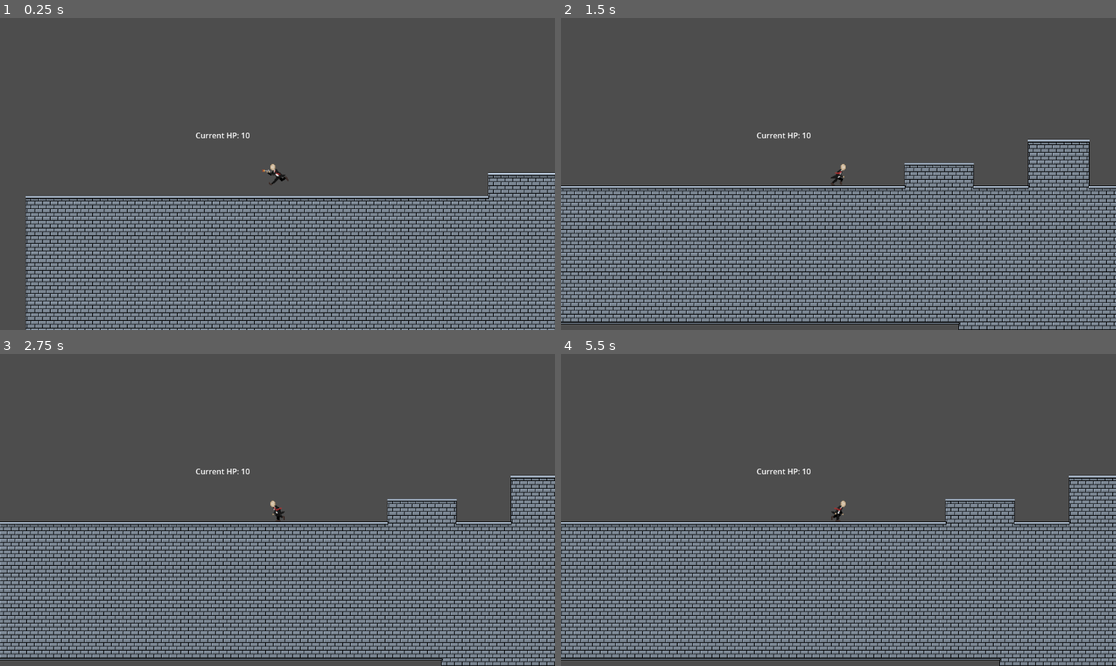
Above: before the commit, frames 1-4 (two rows, left to right).
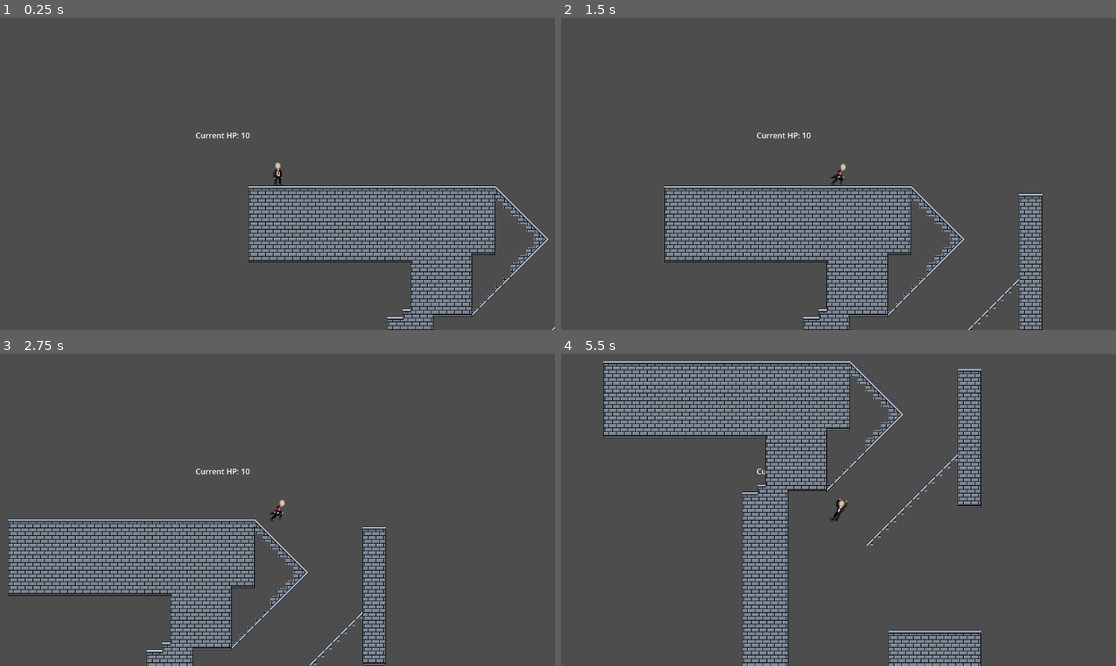
Above: after the commit, the same moments.

Repository: LiamQuinlan-Carleton/COMP1501FINAL
Game: Godot game, scene res://second_level.tscn
Same seed, same stepped clock (60 frames per second), same inputs: the game is played once before the commit and once after it. Before the commit the project starts from res://first_level.tscn. The engine's default icon, where the game draws it, is replaced by a stand-in: a white triangle on a blue panel in a dark square.
Inputs (mouse positions are in pixels of both pictures, inside the frame that each line leads up to):
- Up to frame 1 (0.25 s): no input
- Up to frame 2 (1.5 s): move the mouse to (960, 158) at 0.52 s; press the mouse at (960, 158) at 0.53 s; hold D (Right) from 0.53 s (still down); tap Space (Jump) at 0.77 s; move the mouse to (727, 189) at 1.27 s; release the mouse at (727, 189) at 1.28 s; right-click (727, 189) at 1.35 s
- Up to frame 3 (2.75 s): tap Space (Jump) at 1.52 s; move the mouse to (333, 441) at 2.02 s; release D (Right) at 2.03 s; hold A (Left) from 2.03 s (still down); hold Shift (Shift) from 2.03 s (still down)
- Up to frame 4 (5.5 s): move the mouse to (810, 572) at 2.77 s; release A (Left) at 2.78 s; release Shift (Shift) at 2.78 s; hold D (Right) 2.78-4.28 s; tap S (crouch) at 2.85 s; tap Space (Jump) at 3.02, 3.77, 4.52 s; move the mouse to (1005, 556) at 3.52 s; press the mouse at (1005, 556) at 3.53 s; move the mouse to (672, 463) at 4.27 s; release the mouse at (672, 463) at 4.28 s; hold A (Left) 4.28-5.03 s; right-click (672, 463) at 4.35 s; move the mouse to (866, 510) at 5.02 s; hold D (Right) from 5.03 s (still down); hold Shift (Shift) from 5.03 s (still down)

The runs differ from the first frame. In frame 1, 37% of the frame differs, in the area x 4-100%, y 46-100%; in frame 2, 33%; in frame 3, 39%; in frame 4, 55%, in the area x 0-100%, y 2-100%.

Commit message:
Player changes

Diff:
--- a/Player.tscn
+++ b/Player.tscn
@@ -11,6 +11,8 @@
 [ext_resource type="Texture2D" uid="uid://b7gc1rtmsayvo" path="res://Art/Animations/shootleft-Sheet.png" id="7_70c5b"]
 [ext_resource type="Script" path="res://upper_collision.gd" id="8_q7q8a"]
 [ext_resource type="Texture2D" uid="uid://gmqev1hwfui2" path="res://Art/Animations/shootright-Sheet.png" id="8_tij82"]
+[ext_resource type="Texture2D" uid="uid://bvbwk0qey8ogf" path="res://Art/Animations/slopeleft-Sheet.png" id="11_e4a4y"]
+[ext_resource type="Texture2D" uid="uid://cebh7tag2yiib" path="res://Art/Animations/sloperight-Sheet.png" id="12_8ewua"]
 
 [sub_resource type="RectangleShape2D" id="RectangleShape2D_t478q"]
 size = Vector2(28, 44)
@@ -372,6 +374,70 @@
 atlas = ExtResource("7_2fkt0")
 region = Rect2(960, 0, 192, 96)
 
+[sub_resource type="AtlasTexture" id="AtlasTexture_7o4xw"]
+atlas = ExtResource("11_e4a4y")
+region = Rect2(768, 0, 192, 192)
+
+[sub_resource type="AtlasTexture" id="AtlasTexture_8w7rt"]
+atlas = ExtResource("11_e4a4y")
+region = Rect2(960, 0, 192, 192)
+
+[sub_resource type="AtlasTexture" id="AtlasTexture_ix7wj"]
+atlas = ExtResource("11_e4a4y")
+region = Rect2(0, 0, 192, 192)
+
+[sub_resource type="AtlasTexture" id="AtlasTexture_ducy0"]
+atlas = ExtResource("11_e4a4y")
+region = Rect2(192, 0, 192, 192)
+
+[sub_resource type="AtlasTexture" id="AtlasTexture_i06wp"]
+atlas = ExtResource("11_e4a4y")
+region = Rect2(384, 0, 192, 192)
+
+[sub_resource type="AtlasTexture" id="AtlasTexture_845kf"]
+atlas = ExtResource("11_e4a4y")
+region = Rect2(576, 0, 192, 192)
+
+[sub_resource type="AtlasTexture" id="AtlasTexture_agy6l"]
+atlas = ExtResource("11_e4a4y")
+region = Rect2(768, 0, 192, 192)
+
+[sub_resource type="AtlasTexture" id="AtlasTexture_l833q"]
+atlas = ExtResource("11_e4a4y")
+region = Rect2(960, 0, 192, 192)
+
+[sub_resource type="AtlasTexture" id="AtlasTexture_2celb"]
+atlas = ExtResource("12_8ewua")
+region = Rect2(768, 0, 192, 192)
+
+[sub_resource type="AtlasTexture" id="AtlasTexture_ww7md"]
+atlas = ExtResource("12_8ewua")
+region = Rect2(960, 0, 192, 192)
+
+[sub_resource type="AtlasTexture" id="AtlasTexture_vo6fh"]
+atlas = ExtResource("12_8ewua")
+region = Rect2(0, 0, 192, 192)
+
+[sub_resource type="AtlasTexture" id="AtlasTexture_gcvx5"]
+atlas = ExtResource("12_8ewua")
+region = Rect2(192, 0, 192, 192)
+
+[sub_resource type="AtlasTexture" id="AtlasTexture_iq52j"]
+atlas = ExtResource("12_8ewua")
+region = Rect2(384, 0, 192, 192)
+
+[sub_resource type="AtlasTexture" id="AtlasTexture_vsc6d"]
+atlas = ExtResource("12_8ewua")
+region = Rect2(576, 0, 192, 192)
+
+[sub_resource type="AtlasTexture" id="AtlasTexture_follv"]
+atlas = ExtResource("12_8ewua")
+region = Rect2(768, 0, 192, 192)
+
+[sub_resource type="AtlasTexture" id="AtlasTexture_r7hlx"]
+atlas = ExtResource("12_8ewua")
+region = Rect2(960, 0, 192, 192)
+
 [sub_resource type="AtlasTexture" id="AtlasTexture_1ls7k"]
 atlas = ExtResource("3_i0ok4")
 region = Rect2(1152, 0, 96, 192)
@@ -707,6 +773,74 @@
 }],
 "loop": true,
 "name": &"Slide Right Start",
+"speed": 12.0
+}, {
+"frames": [{
+"duration": 1.0,
+"texture": SubResource("AtlasTexture_7o4xw")
+}, {
+"duration": 1.0,
+"texture": SubResource("AtlasTexture_8w7rt")
+}],
+"loop": true,
+"name": &"Slope Left",
+"speed": 12.0
+}, {
+"frames": [{
+"duration": 1.0,
+"texture": SubResource("AtlasTexture_ix7wj")
+}, {
+"duration": 1.0,
+"texture": SubResource("AtlasTexture_ducy0")
+}, {
+"duration": 1.0,
+"texture": SubResource("AtlasTexture_i06wp")
+}, {
+"duration": 1.0,
+"texture": SubResource("AtlasTexture_845kf")
+}, {
+"duration": 1.0,
+"texture": SubResource("AtlasTexture_agy6l")
+}, {
+"duration": 1.0,
+"texture": SubResource("AtlasTexture_l833q")
+}],
+"loop": false,
+"name": &"Slope Left Start",
+"speed": 12.0
+}, {
+"frames": [{
+"duration": 1.0,
+"texture": SubResource("AtlasTexture_2celb")
+}, {
+"duration": 1.0,
+"texture": SubResource("AtlasTexture_ww7md")
+}],
+"loop": true,
+"name": &"Slope Right",
+"speed": 12.0
+}, {
+"frames": [{
+"duration": 1.0,
+"texture": SubResource("AtlasTexture_vo6fh")
+}, {
+"duration": 1.0,
+"texture": SubResource("AtlasTexture_gcvx5")
+}, {
+"duration": 1.0,
+"texture": SubResource("AtlasTexture_iq52j")
+}, {
+"duration": 1.0,
+"texture": SubResource("AtlasTexture_vsc6d")
+}, {
+"duration": 1.0,
+"texture": SubResource("AtlasTexture_follv")
+}, {
+"duration": 1.0,
+"texture": SubResource("AtlasTexture_r7hlx")
+}],
+"loop": false,
+"name": &"Slope Right Start",
 "speed": 12.0
 }, {
 "frames": [{
@@ -793,7 +927,7 @@
 [node name="AnimatedSprite2D" type="AnimatedSprite2D" parent="."]
 scale = Vector2(0.5, 0.5)
 sprite_frames = SubResource("SpriteFrames_83j4p")
-animation = &"Shoot Left"
+animation = &"Slope Right Start"
 
 [node name="Upper Collision" type="Area2D" parent="."]
 script = ExtResource("8_q7q8a")
--- a/project.godot
+++ b/project.godot
@@ -11,7 +11,7 @@
 [application]
 
 config/name="COMP1501FINAL"
-run/main_scene="res://first_level.tscn"
+run/main_scene="res://second_level.tscn"
 config/features=PackedStringArray("4.3", "Forward Plus")
 config/icon="res://icon.svg"
 
Not shown: 1 places in Player.tscn that only renumber resources
